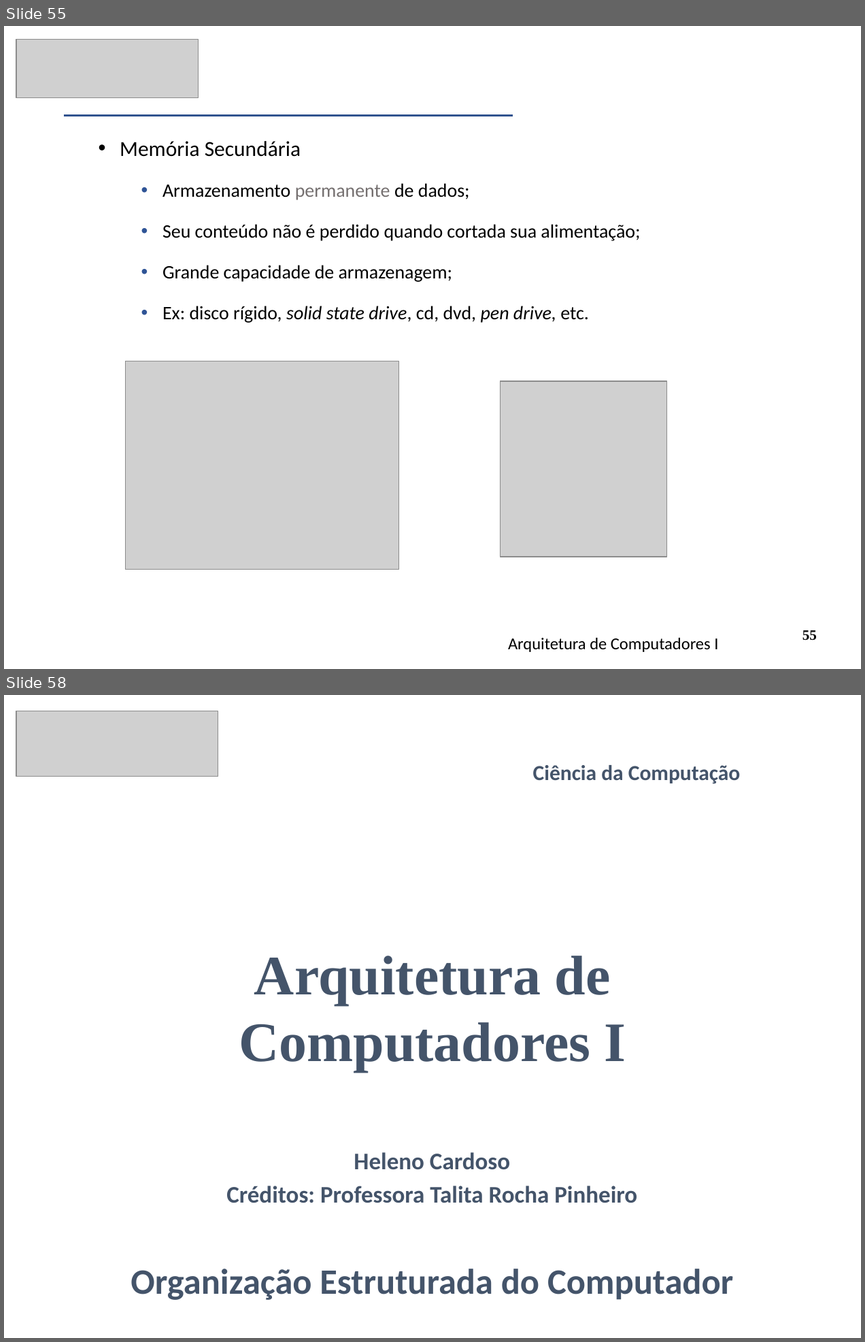
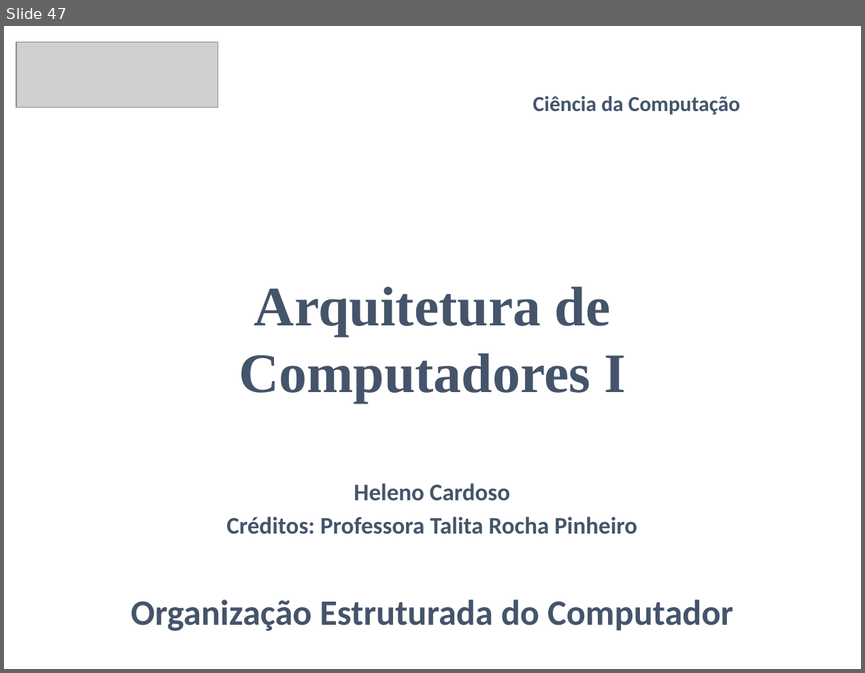
Before and after one commit to CloudEducationBrazil/WydenArquiteturaComputadores, a slide deck: 01 Classes/Aula1 - Arquitetura - Fundamentos e História.pptx. Shown one above the other, each under a label of ours: slides 55 and 58 before the commit, slide 47 after it; the slides between them are not shown. The pictures are 865x1342 and 865x673 pixels, drawn with LibreOffice and Linux fonts; fonts in the diff are those of the drawing; grey boxes stand for pictures. Boxes give left, top, right and bottom in pixels: in the first picture for what was removed or moved away, otherwise in the second. Text is boxed around its words. In the diff, an @@ line names an element or a change of style, - is before the commit and + after.

Commit message:
Ajuste ppt aulas arq comput 11/03/2024

```diff
--- a/01 Classes/Aula1 - Arquitetura - Fundamentos e História.pptx
+++ b/01 Classes/Aula1 - Arquitetura - Fundamentos e História.pptx
@@ slide 55 removed at [4,26,861,669], background #FFFFFF @@
@@ picture removed at [16,40,198,98] @@
@@ math minus removed at [4,114,594,118] @@
@@ text removed at [120,141,640,322] @@
-  • Memória Secundária
-    • Armazenamento permanente de dados;
-    • Seu conteúdo não é perdido quando cortada sua alimentação;
-    • Grande capacidade de armazenagem;
-    • Ex: disco rígido, solid state drive, cd, dvd, pen drive, etc.
@@ picture removed at [126,361,399,569] @@
@@ picture removed at [500,381,667,556] @@
@@ text removed at [508,637,718,652] @@
-Arquitetura de Computadores I
@@ page number removed at [802,630,817,640] @@
-55
@@ what was slide 58 is now slide 47 @@
```
Also in this commit, not shown: 3 slides changed, 10 other slides removed, 1 other file.
